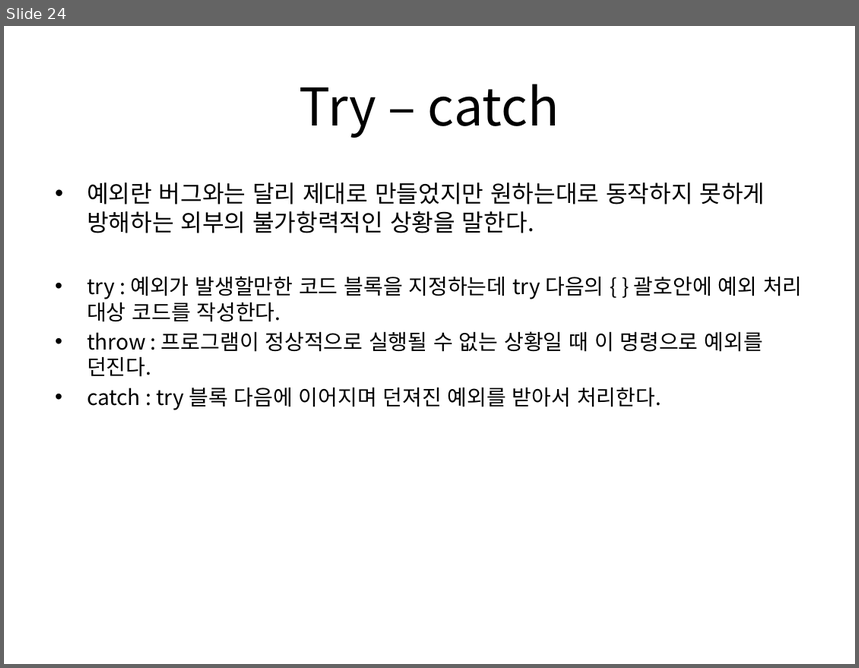
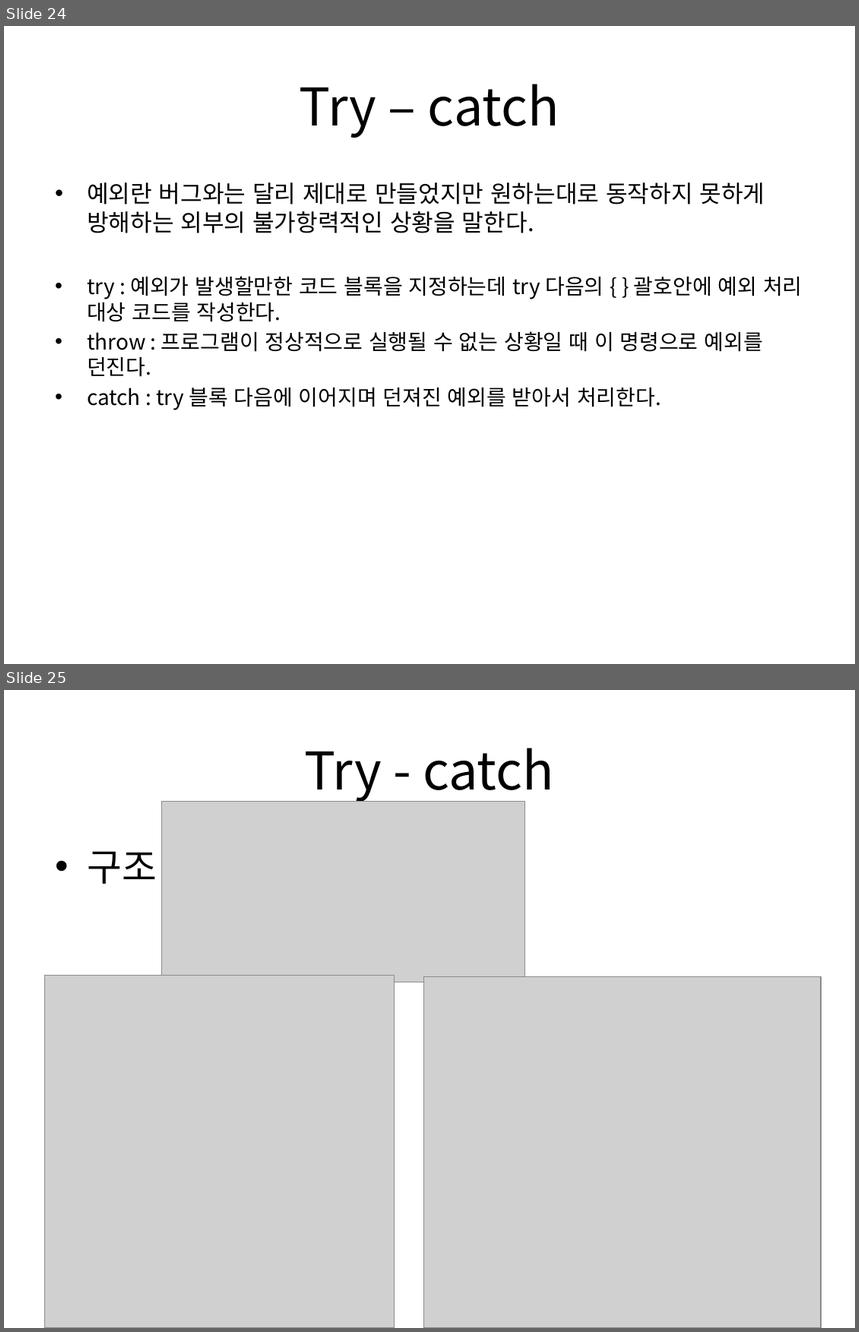
Before and after one commit to mystous/DSLab_Algo_Seminar, a slide deck: 001. 세미나 자료/02.2015/01. 1차시/Kim_DoHyeong_syntax1.pptx. Shown one above the other, each under a label of ours: slide 24 before the commit, slides 24 and 25 after it. The pictures are 859x668 and 859x1332 pixels, drawn with LibreOffice and Linux fonts; fonts in the diff are those of the drawing; grey boxes stand for pictures. Boxes give left, top, right and bottom in pixels: in the first picture for what was removed or moved away, otherwise in the second. Text is boxed around its words. In the diff, an @@ line names an element or a change of style, - is before the commit and + after.

```diff
--- a/001. 세미나 자료/02.2015/01. 1차시/Kim_DoHyeong_syntax1.pptx
+++ b/001. 세미나 자료/02.2015/01. 1차시/Kim_DoHyeong_syntax1.pptx
@@ slide 25 added at [4, 690, 855, 1328], background #FFFFFF @@
@@ title added at [304, 748, 554, 802], 44 pt, text #000000 @@
+Try - catch
@@ picture added at [161, 802, 525, 983] @@
@@ text added at [87, 851, 157, 884], 32 pt, text #000000 @@
+• 구조
@@ picture added at [45, 975, 395, 1328] @@
@@ picture added at [424, 977, 821, 1328] @@
```
Also in this commit, not shown: 6 other slides added, 4 slides removed.
